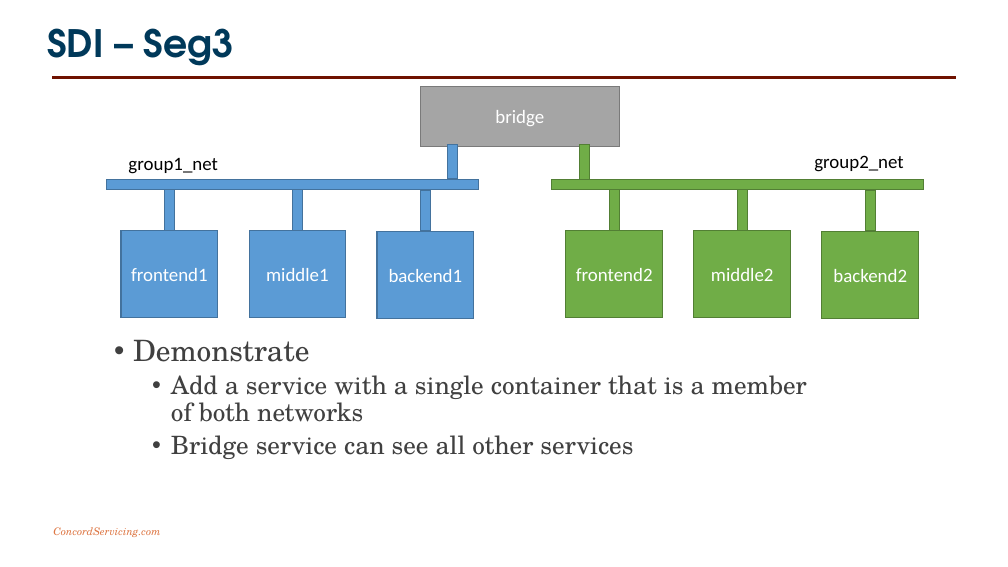
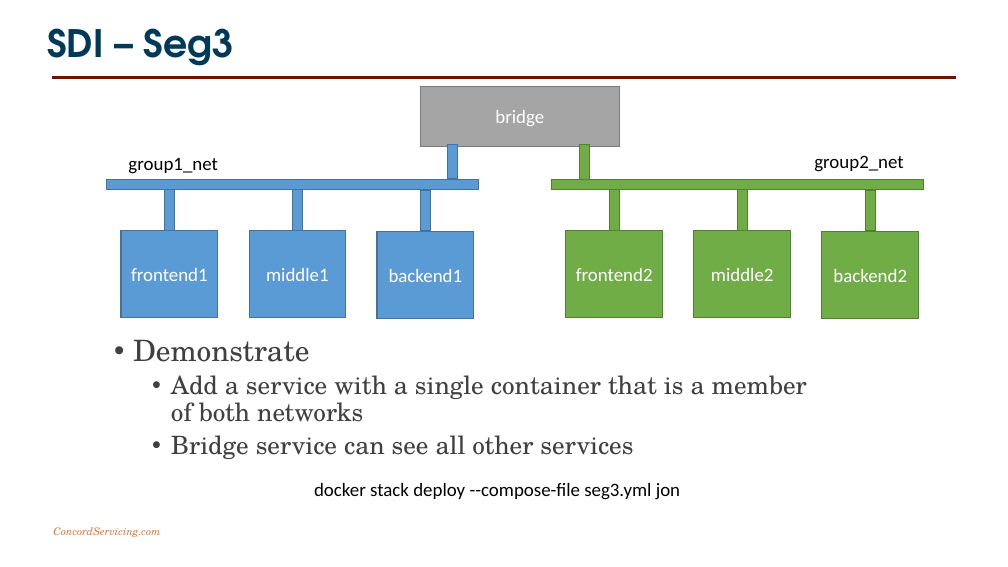
Before and after one commit to joncatlin/docker-compose-files, a slide deck: slide 11 of software defined infrastructure/20181013 Software Defined Infrastructure.pptx (slide 7 before the commit). Drawn at 1008x567 pixels with LibreOffice and Linux fonts; fonts in the diff are those of the drawing; background and template pictures are left out. Boxes give left, top, right and bottom in pixels: in the first picture for what was removed or moved away, otherwise in the second. Text is boxed around its words. In the diff, an @@ line names an element or a change of style, - is before the commit and + after.

```diff
--- a/software defined infrastructure/20181013 Software Defined Infrastructure.pptx
+++ b/software defined infrastructure/20181013 Software Defined Infrastructure.pptx
@@ text added at (x1=314, y1=483, x2=680, y2=500), 18 pt, text #000000 @@
+docker stack deploy --compose-file seg3.yml jon
```
Also in this commit, not shown: 9 other slides changed, 4 slides added, 6 slides removed, 2 other files.
